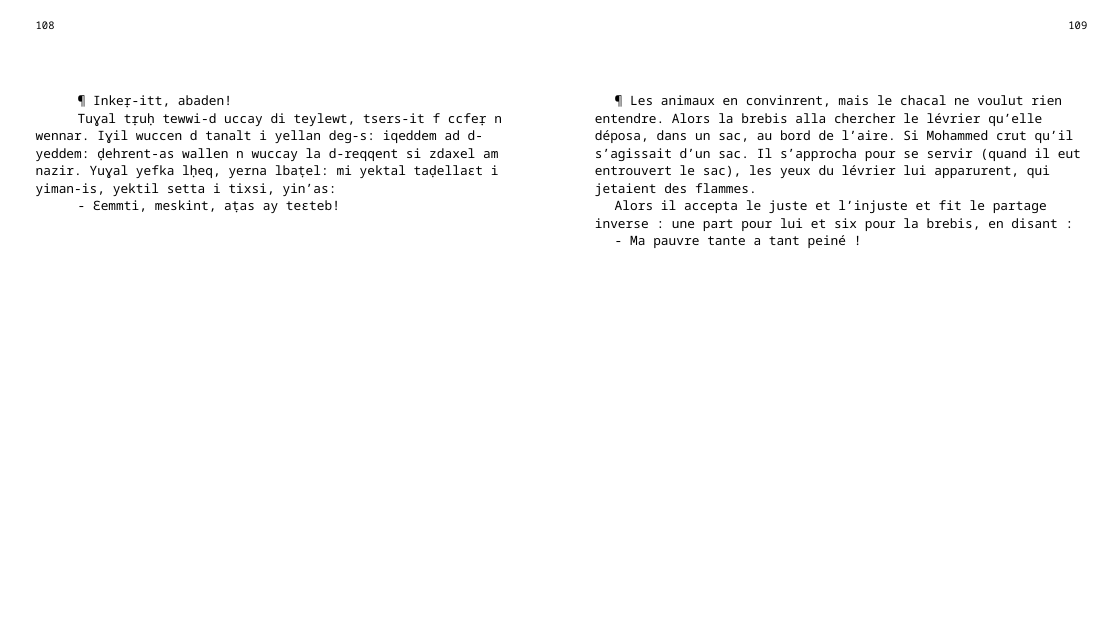
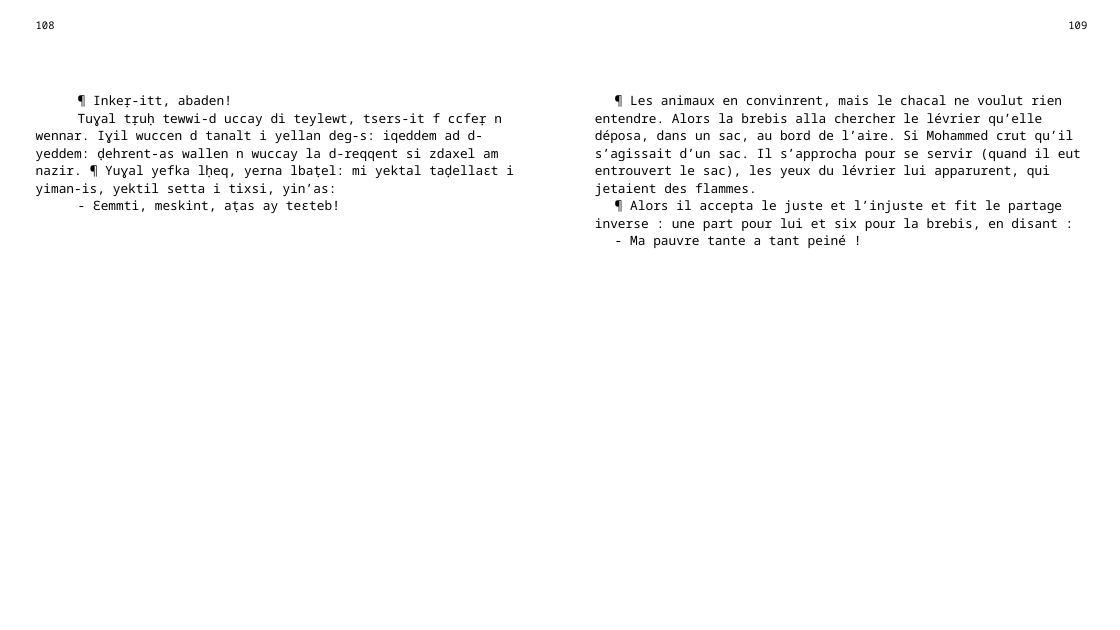
Before and after one commit to sferhah/tamacahut_n_wuccen, a slide deck: slide 50 of Uccen.ConsoleApp/uccen.pptx. Drawn at 1120x630 pixels with LibreOffice and Linux fonts; fonts in the diff are those of the drawing. Boxes give left, top, right and bottom in pixels: in the first picture for what was removed or moved away, otherwise in the second. Text is boxed around its words. In the diff, an @@ line names an element or a change of style, - is before the commit and + after.

```diff
--- a/Uccen.ConsoleApp/uccen.pptx
+++ b/Uccen.ConsoleApp/uccen.pptx
@@ table at bbox=[27, 13, 1096, 607] @@
-row 3, column 1: ¶ Inkeṛ-itt, abaden! / Tuɣal tṛuḥ tewwi-d uccay di teylewt, tsers-it f ccfeṛ n wennar. Iɣil wuccen d tanalt i yellan deg-s: iqeddem ad d-yeddem: ḍehrent-as wallen n wuccay la d-reqqent si zdaxel am nazir. Yuɣal yefka lḥeq, yerna lbaṭel: mi yektal taḍellaɛt i yiman-is, yektil setta i tixsi, yin’as: / - Ɛemmti, meskint, aṭas ay teɛteb!
+row 3, column 1: ¶ Inkeṛ-itt, abaden! / Tuɣal tṛuḥ tewwi-d uccay di teylewt, tsers-it f ccfeṛ n wennar. Iɣil wuccen d tanalt i yellan deg-s: iqeddem ad d-yeddem: ḍehrent-as wallen n wuccay la d-reqqent si zdaxel am nazir. ¶ Yuɣal yefka lḥeq, yerna lbaṭel: mi yektal taḍellaɛt i yiman-is, yektil setta i tixsi, yin’as: / - Ɛemmti, meskint, aṭas ay teɛteb!
-row 3, column 3: ¶ Les animaux en convinrent, mais le chacal ne voulut rien entendre. Alors la brebis alla chercher le lévrier qu’elle déposa, dans un sac, au bord de l’aire. Si Mohammed crut qu’il s’agissait d’un sac. Il s’approcha pour se servir (quand il eut entrouvert le sac), les yeux du lévrier lui apparurent, qui jetaient des flammes. / Alors il accepta le juste et l’injuste et fit le partage inverse : une part pour lui et six pour la brebis, en disant : / - Ma pauvre tante a tant peiné !
+row 3, column 3: ¶ Les animaux en convinrent, mais le chacal ne voulut rien entendre. Alors la brebis alla chercher le lévrier qu’elle déposa, dans un sac, au bord de l’aire. Si Mohammed crut qu’il s’agissait d’un sac. Il s’approcha pour se servir (quand il eut entrouvert le sac), les yeux du lévrier lui apparurent, qui jetaient des flammes. / ¶ Alors il accepta le juste et l’injuste et fit le partage inverse : une part pour lui et six pour la brebis, en disant : / - Ma pauvre tante a tant peiné !
```
Also in this commit, not shown: 1 other slide changed, 1 other file.
